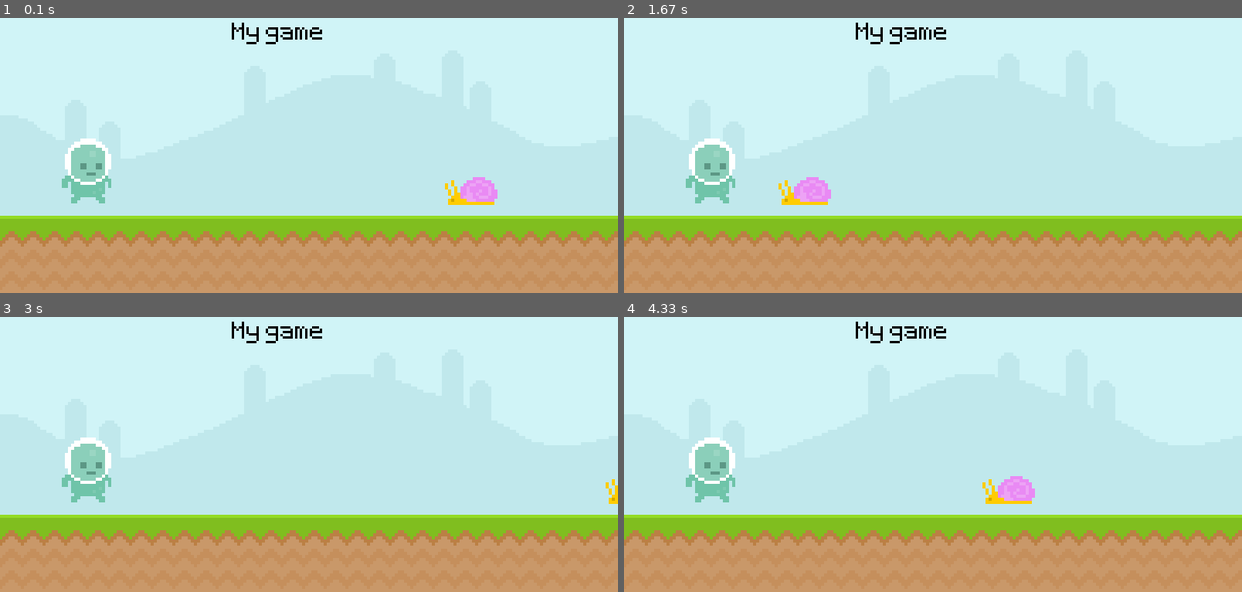
Above: before the commit, frames 1-4 (two rows, left to right).
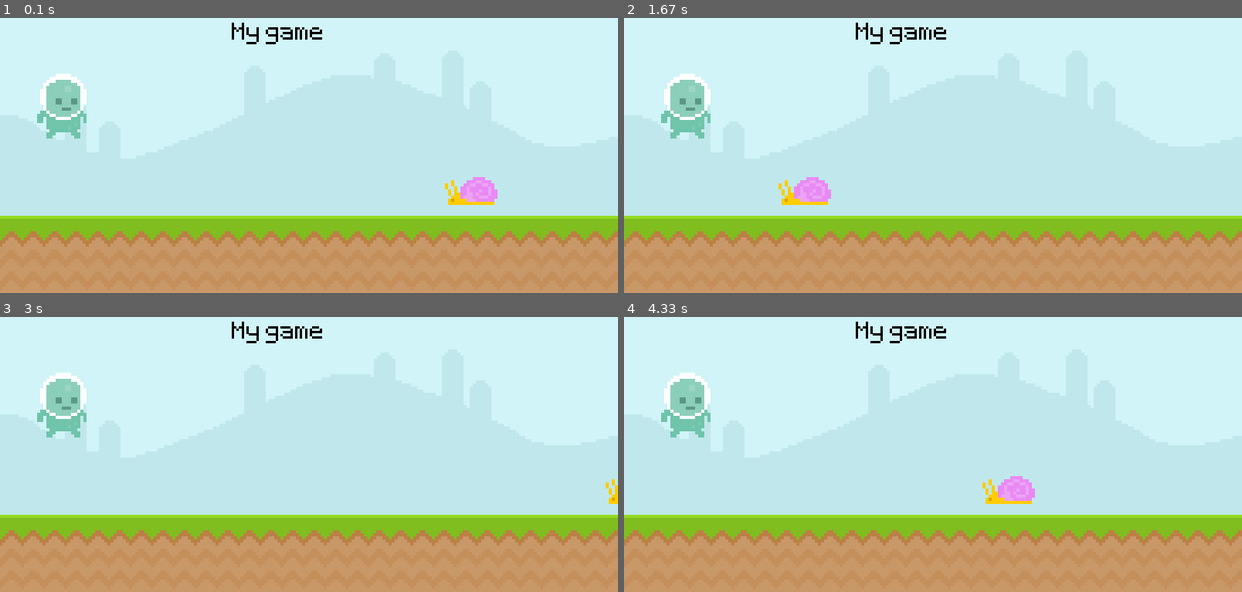
Above: after the commit, the same moments.

Repository: kevimconnelly/Pygame-Runner
Game: pygame game, started from main.py
Same seed, same stepped clock (60 frames per second), same inputs: the game is played once before the commit and once after it.
Inputs:
- Up to frame 1 (0.1 s): no input
- Up to frame 2 (1.67 s): no input
- Up to frame 3 (3 s): no input
- Up to frame 4 (4.33 s): no input

The runs differ from the first frame. In frame 1, 2.8% of the frame differs, in the area x 6-18%, y 20-68%; in frame 2, 2.8%; in frame 3, 2.8%; in frame 4, 2.8%.

Commit message:
update player position

Diff:
--- a/main.py
+++ b/main.py
@@ -16,7 +16,7 @@
 
 player_surf = pygame.image.load(
     'graphics/player/player_walk_1.png').convert_alpha()
-player_rect = player_surf.get_rect(topleft=(80, 200))
+player_rect = player_surf.get_rect(midbottom=(80, 200))
 
 while True:
     for event in pygame.event.get():
@@ -31,7 +31,7 @@
     if snail_x_pos < -100:
         snail_x_pos = 800
     screen.blit(snail_surface, (snail_x_pos, 250))
-    screen.blit(player_surf, (80, 200))
+    screen.blit(player_surf, player_rect)
 
     pygame.display.update()
     clock.tick(60)
